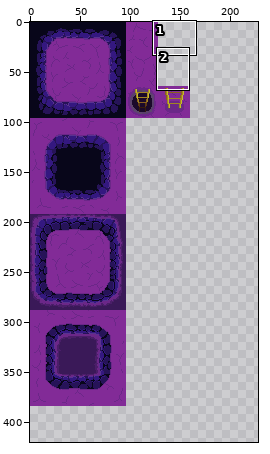
A sprite sheet gets an edit: Artwork/Tiles/Tilesets/MineTileset.png. The first picture is a wide view before the edit; the outline marks the close-up.
Close-up. Old version:
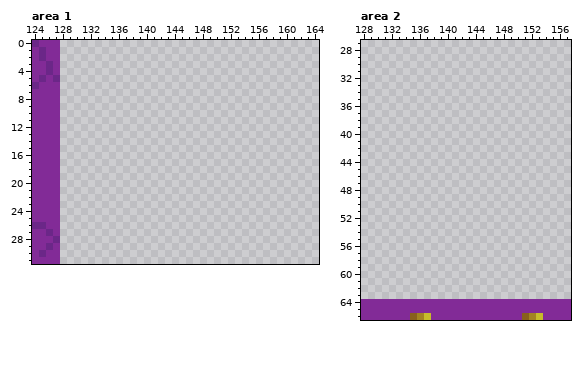
The file is 512x512 pixels. Colours within 5 levels of each other are drawn and written as one. Shown: area 1: x 124..164, y 0..31; area 2: x 128..157, y 27..66. The wide view leaves out empty margins. The commit also changed other parts of the picture, which this record leaves out.
After the commit:
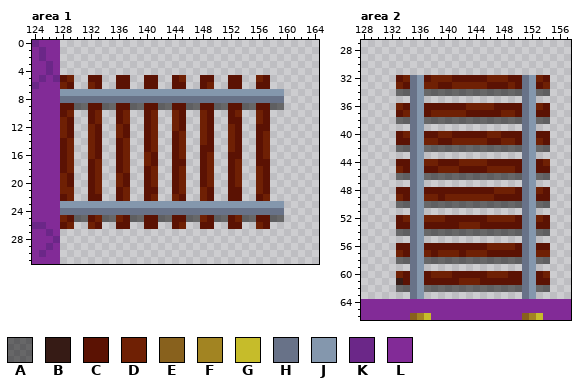
Palette (. is transparent): A #0000007f  B #361b15  C #5b1203  D #6f2004  E #88611d  F #a28422  G #c6bc2a  H #687288  J #8497ad  K #6b2788  L #822b97
Changes in this commit:
--- area 1
@@ x 124..164 @@
  4 LLKL.....................................
- 5 LKLK.....................................
- 6 KLLL.....................................
- 7 LLLL.....................................
- 8 LLLL.....................................
- 9 LLLL.....................................
-10 LLLL.....................................
-11 LLLL.....................................
-12 LLLL.....................................
-13 LLLL.....................................
-14 LLLL.....................................
-15 LLLL.....................................
-16 LLLL.....................................
-17 LLLL.....................................
-18 LLLL.....................................
-19 LLLL.....................................
-20 LLLL.....................................
-21 LLLL.....................................
-22 LLLL.....................................
-23 LLLL.....................................
-24 LLLL.....................................
-25 LLLL.....................................
-26 KKLL.....................................
+ 5 LKLKCD..CC..CC..CC..CD..CC..CC..DC.......
+ 6 KLLLDC..DC..CC..CC..CC..CD..CC..CC.......
+ 7 LLLLJJJJJJJJJJJJJJJJJJJJJJJJJJJJJJJJ.....
+ 8 LLLLHHHHHHHHHHHHHHHHHHHHHHHHHHHHHHHH.....
+ 9 LLLLCCAACCAACCAACCAACCAACCAACCAACCAA.....
+10 LLLLCD..CD..CD..CD..DC..DC..CD..DC.......
+11 LLLLDC..CD..CD..CD..DC..DC..CC..DC.......
+12 LLLLDC..DC..DC..CD..DC..DC..DC..CC.......
+13 LLLLDC..DC..DC..CD..CD..DC..DC..CD.......
+14 LLLLCD..DC..CD..CD..CD..DC..DC..CD.......
+15 LLLLCD..DC..CD..CD..CD..CC..DC..CD.......
+16 LLLLCD..DC..CD..DC..CD..CD..CC..CD.......
+17 LLLLCD..CD..CD..DC..CC..CD..CD..CC.......
+18 LLLLCD..CD..CD..CD..CD..CD..CD..DC.......
+19 LLLLDC..CD..DC..CD..CD..CD..CD..DC.......
+20 LLLLDC..CD..DC..CD..CD..CD..CD..DC.......
+21 LLLLDD..CD..CD..CC..CD..DC..CC..DC.......
+22 LLLLCD..CC..CD..CD..DC..DC..CC..CD.......
+23 LLLLJJJJJJJJJJJJJJJJJJJJJJJJJJJJJJJJ.....
+24 LLLLHHHHHHHHHHHHHHHHHHHHHHHHHHHHHHHH.....
+25 LLLLDCAACDAADCAACCAACCAADCAACDAACCAA.....
+26 KKLLCD..DC..CC..CC..CD..CC..CC..DC.......
 27 LLKL.....................................
--- area 2
@@ x 128..157 @@
 31 ..............................
-32 ..............................
-33 ..............................
-34 ..............................
-35 ..............................
-36 ..............................
-37 ..............................
-38 ..............................
-39 ..............................
-40 ..............................
-41 ..............................
-42 ..............................
-43 ..............................
-44 ..............................
-45 ..............................
-46 ..............................
-47 ..............................
-48 ..............................
-49 ..............................
-50 ..............................
-51 ..............................
-52 ..............................
-53 ..............................
-54 ..............................
-55 ..............................
-56 ..............................
-57 ..............................
-58 ..............................
-59 ..............................
-60 ..............................
-61 ..............................
-62 ..............................
-63 ..............................
+32 .....CDHJCDDDCCCCCDDDCCHJDC...
+33 .....DCHJDDCCDDDDDCCCDCHJCD...
+34 .....AAHJAAAAAAAAAAAAAAHJAA...
+35 .......HJ..............HJ.....
+36 .....DCHJCCCCCCDDDDCCCCHJDC...
+37 .....CDHJCDDDDDCCCCCDDCHJCC...
+38 .....AAHJAAAAAAAAAAAAAAHJAA...
+39 .......HJ..............HJ.....
+40 .....CDHJCCDDCCCCCDDCCCHJCC...
+41 .....CCHJDDCCDDDDDCCDDCHJDC...
+42 .....AAHJAAAAAAAAAAAAAAHJAA...
+43 .......HJ..............HJ.....
+44 .....CCHJDDCCCDDDDCCCCCHJCD...
+45 .....DCHJCCDDDCCCCDDDDCHJCC...
+46 .....AAHJAAAAAAAAAAAAAAHJAA...
+47 .......HJ..............HJ.....
+48 .....CCHJCCCCCCCCCCDDDCHJDC...
+49 .....DCHJDDCDDDDDDDCCCCHJCC...
+50 .....AAHJAAAAAAAAAAAAAAHJAA...
+51 .......HJ..............HJ.....
+52 .....CDHJDDDCCCCCCDDDDCHJDC...
+53 .....CCHJCCCCCDDDCCCCCCHJCC...
+54 .....AAHJAAAAAAAAAAAAAAHJAA...
+55 .......HJ..............HJ.....
+56 .....CCHJCCCCCCCCCDDDDCHJCC...
+57 .....DCHJDCDDDCDDDCCCCCHJDD...
+58 .....AAHJAAAAAAAAAAAAAAHJAA...
+59 .......HJ..............HJ.....
+60 .....DCHJCDDDCCCCCDDDCCHJCD...
+61 .....BCHJCCCCCDDDCCCCCCHJCC...
+62 .....AAHJAAAAAAAAAAAAAAHJAA...
+63 .......HJ..............HJ.....
 64 LLLLLLLLLLLLLLLLLLLLLLLLLLLLLL
